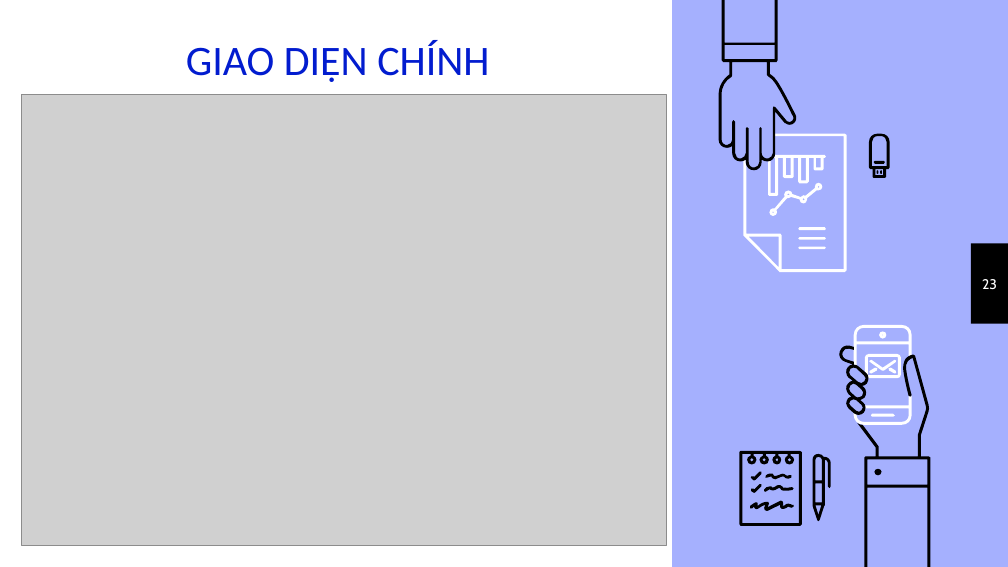
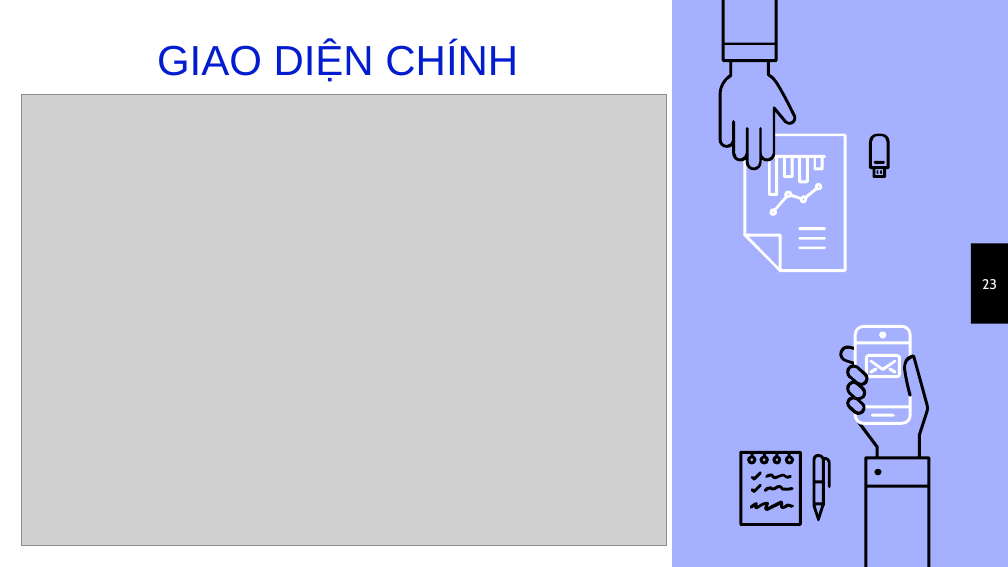
Before and after one commit to thuypt102/Practice-teamwork-01, a slide deck: slide 23 of Quản lý bãi đỗ xe.pptx. Drawn at 1008x567 pixels with LibreOffice and Linux fonts; fonts in the diff are those of the drawing; grey boxes stand for pictures. Boxes give left, top, right and bottom in pixels: in the first picture for what was removed or moved away, otherwise in the second. Text is boxed around its words. In the diff, an @@ line names an element or a change of style, - is before the commit and + after.

```diff
--- a/Quản lý bãi đỗ xe.pptx
+++ b/Quản lý bãi đỗ xe.pptx
@@ title "GIAO DIỆN CHÍNH" at <box>157,42,518,82</box>: font Calibri to Arial @@
```
Also in this commit, not shown: 3 other slides changed, 2 other files.
